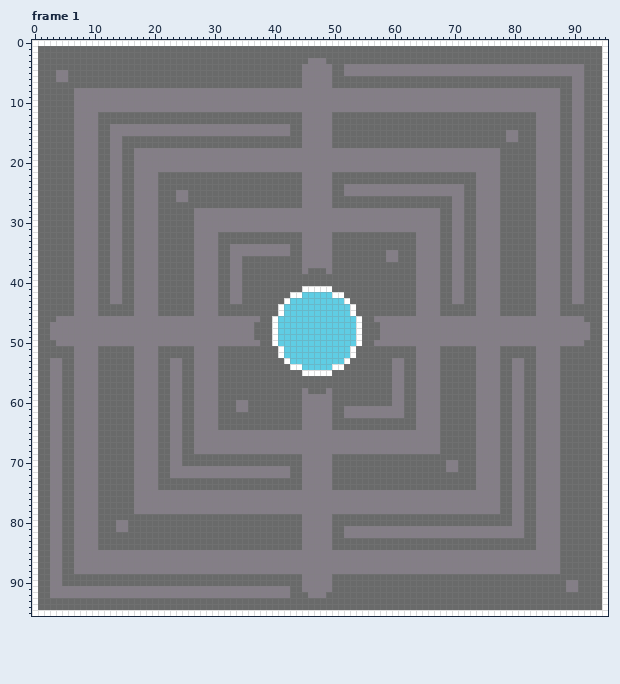
Edited in one commit: pixel-art file (Assets/box_3x3.aseprite). The picture above was drawn from the file before the commit.
96x96 pixels, 4 frames. Shown: frame 1. The commit also changed other frames, which this record leaves out.
After:
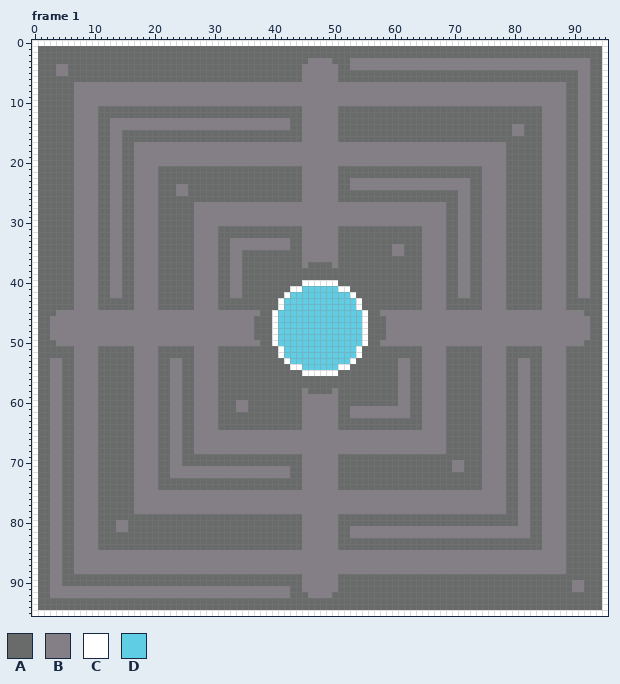
Palette (. is transparent): A #696a6a  B #847e87  C #ffffff  D #5fcde4
From old to new:
Frame 1:
y 3: x 49 A -> B; x 53..92 AAAAAAAAAAAAAAAAAAAAAAAAAAAAAAAAAAAAAAAA -> BBBBBBBBBBBBBBBBBBBBBBBBBBBBBBBBBBBBBBBB
y 4: x 4..5 AA -> BB; x 50 A -> B; x 52 B -> A; x 92 A -> B
y 5: x 50 A -> B; x 52..90 BBBBBBBBBBBBBBBBBBBBBBBBBBBBBBBBBBBBBBB -> AAAAAAAAAAAAAAAAAAAAAAAAAAAAAAAAAAAAAAA; x 92 A -> B
y 6: x 4..5 BB -> AA; x 50 A -> B; x 90 B -> A; x 92 A -> B
y 7: x 7..44 AAAAAAAAAAAAAAAAAAAAAAAAAAAAAAAAAAAAAA -> BBBBBBBBBBBBBBBBBBBBBBBBBBBBBBBBBBBBBB; x 50..88 AAAAAAAAAAAAAAAAAAAAAAAAAAAAAAAAAAAAAAA -> BBBBBBBBBBBBBBBBBBBBBBBBBBBBBBBBBBBBBBB; x 90 B -> A; x 92 A -> B
y 8..10: x 88 A -> B; x 90 B -> A; x 92 A -> B
y 11: x 11..44 BBBBBBBBBBBBBBBBBBBBBBBBBBBBBBBBBB -> AAAAAAAAAAAAAAAAAAAAAAAAAAAAAAAAAA; x 51..84 BBBBBBBBBBBBBBBBBBBBBBBBBBBBBBBBBB -> AAAAAAAAAAAAAAAAAAAAAAAAAAAAAAAAAA; x 88 A -> B; x 90 B -> A; x 92 A -> B
y 12: x 50 A -> B; x 84 B -> A; x 88 A -> B; x 90 B -> A; x 92 A -> B
y 13: x 13..42 AAAAAAAAAAAAAAAAAAAAAAAAAAAAAA -> BBBBBBBBBBBBBBBBBBBBBBBBBBBBBB; x 50 A -> B; x 84 B -> A; x 88 A -> B; x 90 B -> A; x 92 A -> B
y 14: x 50 A -> B; x 80..81 AA -> BB; x 84 B -> A; x 88 A -> B; x 90 B -> A; x 92 A -> B
y 15: x 15..42 BBBBBBBBBBBBBBBBBBBBBBBBBBBB -> AAAAAAAAAAAAAAAAAAAAAAAAAAAA; x 50 A -> B; x 79 B -> A; x 81 A -> B; x 84 B -> A; x 88 A -> B; x 90 B -> A; x 92 A -> B
y 16: x 50 A -> B; x 79..80 BB -> AA; x 84 B -> A; x 88 A -> B; x 90 B -> A; x 92 A -> B
y 17: x 17..44 AAAAAAAAAAAAAAAAAAAAAAAAAAAA -> BBBBBBBBBBBBBBBBBBBBBBBBBBBB; x 50..78 AAAAAAAAAAAAAAAAAAAAAAAAAAAAA -> BBBBBBBBBBBBBBBBBBBBBBBBBBBBB; x 84 B -> A; x 88 A -> B; x 90 B -> A; x 92 A -> B
y 18..20: x 78 A -> B; x 84 B -> A; x 88 A -> B; x 90 B -> A; x 92 A -> B
y 21: x 21..44 BBBBBBBBBBBBBBBBBBBBBBBB -> AAAAAAAAAAAAAAAAAAAAAAAA; x 51..74 BBBBBBBBBBBBBBBBBBBBBBBB -> AAAAAAAAAAAAAAAAAAAAAAAA; x 78 A -> B; x 84 B -> A; x 88 A -> B; x 90 B -> A; x 92 A -> B
y 22: x 50 A -> B; x 74 B -> A; x 78 A -> B; x 84 B -> A; x 88 A -> B; x 90 B -> A; x 92 A -> B
y 23: x 50 A -> B; x 53..72 AAAAAAAAAAAAAAAAAAAA -> BBBBBBBBBBBBBBBBBBBB; x 74 B -> A; x 78 A -> B; x 84 B -> A; x 88 A -> B; x 90 B -> A; x 92 A -> B
y 24: x 24..25 AA -> BB; x 50 A -> B; x 52 B -> A; x 72 A -> B; x 74 B -> A; x 78 A -> B; x 84 B -> A; x 88 A -> B; x 90 B -> A; x 92 A -> B
y 25: x 50 A -> B; x 52..70 BBBBBBBBBBBBBBBBBBB -> AAAAAAAAAAAAAAAAAAA; x 72 A -> B; x 74 B -> A; x 78 A -> B; x 84 B -> A; x 88 A -> B; x 90 B -> A; x 92 A -> B
y 26: x 24..25 BB -> AA; x 50 A -> B; x 70 B -> A; x 72 A -> B; x 74 B -> A; x 78 A -> B; x 84 B -> A; x 88 A -> B; x 90 B -> A; x 92 A -> B
y 27: x 27..44 AAAAAAAAAAAAAAAAAA -> BBBBBBBBBBBBBBBBBB; x 50..68 AAAAAAAAAAAAAAAAAAA -> BBBBBBBBBBBBBBBBBBB; x 70 B -> A; x 72 A -> B; x 74 B -> A; x 78 A -> B; x 84 B -> A; x 88 A -> B; x 90 B -> A; x 92 A -> B
y 28..30: x 68 A -> B; x 70 B -> A; x 72 A -> B; x 74 B -> A; x 78 A -> B; x 84 B -> A; x 88 A -> B; x 90 B -> A; x 92 A -> B
y 31: x 31..44 BBBBBBBBBBBBBB -> AAAAAAAAAAAAAA; x 51..64 BBBBBBBBBBBBBB -> AAAAAAAAAAAAAA; x 68 A -> B; x 70 B -> A; x 72 A -> B; x 74 B -> A; x 78 A -> B; x 84 B -> A; x 88 A -> B; x 90 B -> A; x 92 A -> B
y 32: x 50 A -> B; x 64 B -> A; x 68 A -> B; x 70 B -> A; x 72 A -> B; x 74 B -> A; x 78 A -> B; x 84 B -> A; x 88 A -> B; x 90 B -> A; x 92 A -> B
y 33: x 33..42 AAAAAAAAAA -> BBBBBBBBBB; x 50 A -> B; x 64 B -> A; x 68 A -> B; x 70 B -> A; x 72 A -> B; x 74 B -> A; x 78 A -> B; x 84 B -> A; x 88 A -> B; x 90 B -> A; x 92 A -> B
y 34: x 50 A -> B; x 60..61 AA -> BB; x 64 B -> A; x 68 A -> B; x 70 B -> A; x 72 A -> B; x 74 B -> A; x 78 A -> B; x 84 B -> A; x 88 A -> B; x 90 B -> A; x 92 A -> B
y 35: x 35..42 BBBBBBBB -> AAAAAAAA; x 50 A -> B; x 59 B -> A; x 61 A -> B; x 64 B -> A; x 68 A -> B; x 70 B -> A; x 72 A -> B; x 74 B -> A; x 78 A -> B; x 84 B -> A; x 88 A -> B; x 90 B -> A; x 92 A -> B
y 36: x 50 A -> B; x 59..60 BB -> AA; x 64 B -> A; x 68 A -> B; x 70 B -> A; x 72 A -> B; x 74 B -> A; x 78 A -> B; x 84 B -> A; x 88 A -> B; x 90 B -> A; x 92 A -> B
y 37: x 46..50 BBBBA -> AAAAB; x 64 B -> A; x 68 A -> B; x 70 B -> A; x 72 A -> B; x 74 B -> A; x 78 A -> B; x 84 B -> A; x 88 A -> B; x 90 B -> A; x 92 A -> B
y 38: x 45 B -> A; x 49 B -> A; x 64 B -> A; x 68 A -> B; x 70 B -> A; x 72 A -> B; x 74 B -> A; x 78 A -> B; x 84 B -> A; x 88 A -> B; x 90 B -> A; x 92 A -> B
y 39: x 64 B -> A; x 68 A -> B; x 70 B -> A; x 72 A -> B; x 74 B -> A; x 78 A -> B; x 84 B -> A; x 88 A -> B; x 90 B -> A; x 92 A -> B
y 40: x 45..50 AAAAAA -> CCCCCC; x 64 B -> A; x 68 A -> B; x 70 B -> A; x 72 A -> B; x 74 B -> A; x 78 A -> B; x 84 B -> A; x 88 A -> B; x 90 B -> A; x 92 A -> B
y 41: x 43..52 AACCCCCAAA -> CCDDDDDDCC; x 64 B -> A; x 68 A -> B; x 70 B -> A; x 72 A -> B; x 74 B -> A; x 78 A -> B; x 84 B -> A; x 88 A -> B; x 90 B -> A; x 92 A -> B
y 42: x 42..44 ACC -> CDD; x 50..53 CCAA -> DDDC; x 64 B -> A; x 68 A -> B; x 70 B -> A; x 72 A -> B; x 74 B -> A; x 78 A -> B; x 84 B -> A; x 88 A -> B; x 90 B -> A; x 92 A -> B
y 43: x 13..14 BB -> AA; x 33..34 BB -> AA; x 41..42 AC -> CD; x 52..54 CAA -> DDC; x 64 B -> A; x 68 A -> B; x 70..71 BB -> AA; x 74 B -> A; x 78 A -> B; x 84 B -> A; x 88 A -> B; x 90..91 BB -> AA
y 44: x 53..54 CA -> DC; x 64 B -> A; x 68 A -> B; x 74 B -> A; x 78 A -> B; x 84 B -> A; x 88 A -> B
y 45: x 4..6 AAA -> BBB; x 11..16 AAAAAA -> BBBBBB; x 21..26 AAAAAA -> BBBBBB; x 31..37 AAAAAAA -> BBBBBBB; x 40..41 AC -> CD; x 53..55 CAA -> DDC; x 58..63 AAAAAA -> BBBBBB; x 68..73 AAAAAA -> BBBBBB; x 78..83 AAAAAA -> BBBBBB; x 88..91 AAAA -> BBBB
y 46: x 3 A -> B; x 37 B -> A; x 54..55 CA -> DC; x 57..58 BB -> AA; x 92 A -> B
y 47..49: x 54..55 CA -> DC; x 58 B -> A
y 50: x 54..55 CA -> DC; x 57 B -> A
y 51..52: x 53..54 CA -> DC; x 64 B -> A; x 68 A -> B; x 74 B -> A; x 78 A -> B; x 84 B -> A; x 88 A -> B
y 53: x 52..53 CA -> DC; x 60 B -> A; x 62 A -> B; x 64 B -> A; x 68 A -> B; x 74 B -> A; x 78 A -> B; x 80 B -> A; x 82 A -> B; x 84 B -> A; x 88 A -> B
y 54: x 50 C -> D; x 52 A -> C; x 60 B -> A; x 62 A -> B; x 64 B -> A; x 68 A -> B; x 74 B -> A; x 78 A -> B; x 80 B -> A; x 82 A -> B; x 84 B -> A; x 88 A -> B
y 55: x 50 A -> C; x 60 B -> A; x 62 A -> B; x 64 B -> A; x 68 A -> B; x 74 B -> A; x 78 A -> B; x 80 B -> A; x 82 A -> B; x 84 B -> A; x 88 A -> B
y 56..57: x 60 B -> A; x 62 A -> B; x 64 B -> A; x 68 A -> B; x 74 B -> A; x 78 A -> B; x 80 B -> A; x 82 A -> B; x 84 B -> A; x 88 A -> B
y 58: x 49..50 BA -> AB; x 60 B -> A; x 62 A -> B; x 64 B -> A; x 68 A -> B; x 74 B -> A; x 78 A -> B; x 80 B -> A; x 82 A -> B; x 84 B -> A; x 88 A -> B
y 59..60: x 50 A -> B; x 60 B -> A; x 62 A -> B; x 64 B -> A; x 68 A -> B; x 74 B -> A; x 78 A -> B; x 80 B -> A; x 82 A -> B; x 84 B -> A; x 88 A -> B
y 61..62: x 50 A -> B; x 52 B -> A; x 62 A -> B; x 64 B -> A; x 68 A -> B; x 74 B -> A; x 78 A -> B; x 80 B -> A; x 82 A -> B; x 84 B -> A; x 88 A -> B
y 63..64: x 50 A -> B; x 64 B -> A; x 68 A -> B; x 74 B -> A; x 78 A -> B; x 80 B -> A; x 82 A -> B; x 84 B -> A; x 88 A -> B
y 65..68: x 68 A -> B; x 74 B -> A; x 78 A -> B; x 80 B -> A; x 82 A -> B; x 84 B -> A; x 88 A -> B
y 69: x 50 A -> B; x 74 B -> A; x 78 A -> B; x 80 B -> A; x 82 A -> B; x 84 B -> A; x 88 A -> B
y 70..71: x 50 A -> B; x 69 B -> A; x 71 A -> B; x 74 B -> A; x 78 A -> B; x 80 B -> A; x 82 A -> B; x 84 B -> A; x 88 A -> B
y 72..74: x 50 A -> B; x 74 B -> A; x 78 A -> B; x 80 B -> A; x 82 A -> B; x 84 B -> A; x 88 A -> B
y 75..78: x 78 A -> B; x 80 B -> A; x 82 A -> B; x 84 B -> A; x 88 A -> B
y 79..80: x 50 A -> B; x 80 B -> A; x 82 A -> B; x 84 B -> A; x 88 A -> B
y 81..82: x 50 A -> B; x 52 B -> A; x 82 A -> B; x 84 B -> A; x 88 A -> B
y 83..84: x 50 A -> B; x 84 B -> A; x 88 A -> B
y 85..88: x 88 A -> B
y 89: x 50 A -> B
y 90..91: x 50 A -> B; x 89 B -> A; x 91 A -> B
y 92: x 49 A -> B
Boxes around the changes in both pictures, in picture pixels (x1, y1, x2, y2):
changed: (50, 58, 590, 598)
